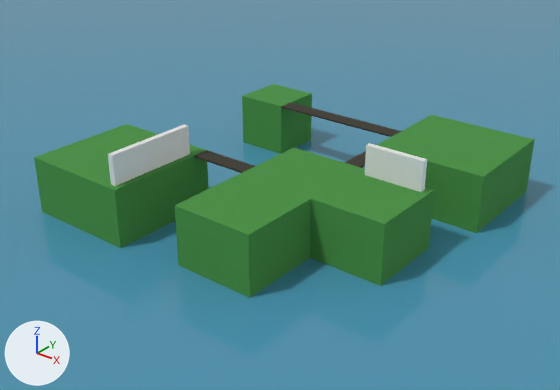
Renders of the Blender file map.blend from each side of a commit.
Camera for both pictures: a camera (50 mm lens) standing at (74.0, -96.6, 60.1) and looking at (-0.1, -4.0, 2.7). Arrows for +X, +Y and +Z are at lower left; the lights stay in place.

The first picture shows 'Bridges-col', 'Platforms-col', 'Sea-col', 'Walls-col'.
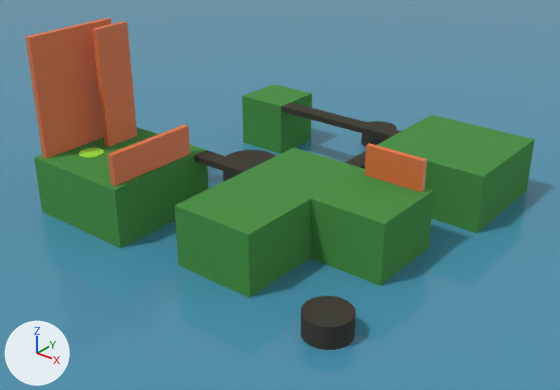
Location of each change, [x1, y1, x2, y2] in pixels of the pictures (560 x 390 px):
'Walls-col', reshaped (26% wider, 157% taller): before [108, 125, 427, 192]; after [26, 18, 427, 192]
'Bridges-col', reshaped, moved, rescaled, turned: before [194, 102, 401, 173]; after [194, 102, 401, 350]
'Bouncepad-col', added: after [79, 148, 104, 158]
part 1 of me_plane_002, added (black): after [301, 296, 356, 350]
part 2 of me_plane_002, added: after [345, 151, 366, 169]
part 3 of me_plane_002, added: after [281, 102, 401, 140]
part 4 of me_plane_002, added (black): after [194, 150, 255, 175]
part 5 of me_plane_002, added (black): after [223, 150, 276, 182]
part 6 of me_plane_002, added: after [361, 121, 397, 147]
part 8 of me_cube_001, added: after [92, 21, 137, 147]
part 9 of me_cube_001, added: after [26, 18, 111, 159]
part 10 of me_cube_001, recoloured: [108, 125, 427, 192] in both

The change, as a diff of the scene's bpy script:
```diff
--- a/map.blend.py
+++ b/map.blend.py
@@ mat_wall @@
+mat_wall = principled_material('Wall')
+mat_wall.base_color = (0.8, 0.175, 0.0529)  # orange #e77441
@@ mat_material @@
+mat_material = principled_material('Material')
+mat_material.base_color = (0.35, 0.801, 0.0578)  # green #a0e744
+mat_material.roughness = 1.0
@@ me_plane_002 @@
 # used by ob_bridges_col; location = (11.5, 4.5, 10.0); rotation_euler = (0.0, 0.0, 1.571), in degrees (0, 0, 90); scale = (4.5, 1.5, 1.0)
-me_plane_002.from_pydata(...)  # 12 vertices, 3 faces; spans x -3.9..3.0, y -1.0..17.7, z 0.0
+me_plane_002.from_pydata(...)  # 408 vertices, 222 faces; spans x -12.0..1.0, y -1.0..18.1, z -1.4..2.9
+# me_plane_002 part 1: a new loose piece, a 32-sided cylinder along z spanning x -1.0..1.0, y -1.0..1.0, z -1.0..1.0, in mat_material_001 (black #3a382e)
+# me_plane_002 part 2: a new loose piece, a box spanning x -4.86..-4.0, y 8.0..10.57, z 2.56..2.86, in mat_material_001 (black #3a382e)
+# me_plane_002 part 3: a new loose piece, a box spanning x -12.0..-4.86, y 12.29..13.14, z 2.56..2.86, in mat_material_001 (black #3a382e)
+# me_plane_002 part 4: a new loose piece, a box spanning x -10.86..-7.8, y 4.29..5.14, z 2.56..2.86, in mat_material_001 (black #3a382e)
+# me_plane_002 part 5: a new loose piece, a 32-sided cylinder along z spanning x -12.0..-9.1, y 6.6..9.4, z -1.4..1.4, in mat_material_001 (black #3a382e)
+# me_plane_002 part 6: a new loose piece, a 32-sided cylinder along z spanning x -9.6..-7.6, y 16.1..18.1, z -1.0..1.0, in mat_material_001 (black #3a382e)
+# me_plane_002 part 7: the surface is now shaded smooth
 me_plane_002.materials.append(mat_material_001)
@@ me_cube_001 @@
 # used by ob_walls_col; location = (-12.5, -21.0, 12.5); rotation_euler = (0.0, 0.0, -1.571), in degrees (0, 0, -90); scale = (8.0, 0.5, 2.5)
-me_cube_001.from_pydata(...)  # 16 vertices, 12 faces; spans x -2.5..1.0, y -1.0..75.4, z -1.0..1.0
+me_cube_001.from_pydata(...)  # 32 vertices, 24 faces; spans x -2.5..1.0, y -35.0..75.4, z -1.0..7.0
+# me_cube_001 part 8: a new loose piece, a box spanning x -1.01..-0.21, y -27.0..-25.0, z -1.0..7.0, in mat_wall (orange #e77441)
+# me_cube_001 part 9: a new loose piece, a box spanning x -1.0..1.0, y -35.0..-33.0, z -1.0..7.0, in mat_wall (orange #e77441)
+# me_cube_001 part 10: 12 faces spanning x -2.5..1.0, y -1.0..75.4, z -1.0..1.0 switch from no material to mat_wall (orange #e77441)
@@ me_cylinder_003 @@
+me_cylinder_003.from_pydata(...)  # a 32-sided cylinder along z spanning x -1.0..1.0, y -1.0..1.0, z -1.0..1.0
+me_cylinder_003.materials.append(mat_material)  # green #a0e744
@@ ob_bridges_col @@
 ob_bridges_col = bpy.data.objects.new('Bridges-col', me_plane_002)
-ob_bridges_col.location = (11.5, 4.5, 10.0)
-ob_bridges_col.rotation_euler = (0.0, 0.0, 1.571)  # degrees (0, 0, 90)
-ob_bridges_col.scale = (4.5, 1.5, 1.0)
+ob_bridges_col.location = (27.0, -28.0, 0.0)
+ob_bridges_col.scale = (3.5, 3.5, 3.5)
 _m = ob_bridges_col.modifiers.new('Solidify', 'SOLIDIFY')
@@ ob_bouncepad_col @@
+ob_bouncepad_col = bpy.data.objects.new('Bouncepad-col', me_cylinder_003)
+ob_bouncepad_col.location = (-25.0, -23.0, 10.0)
+ob_bouncepad_col.scale = (2.0, 2.0, 0.2)
```
